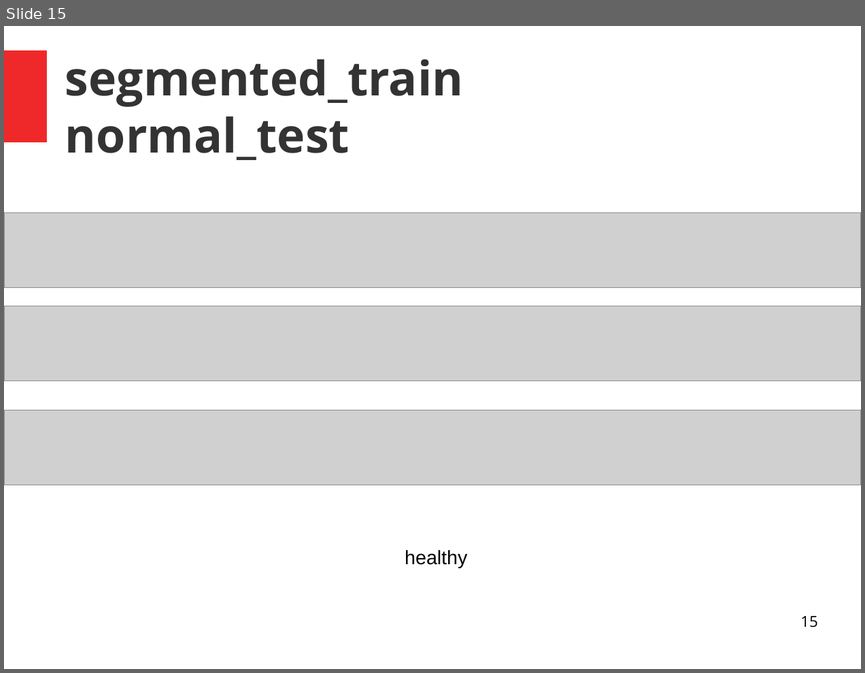
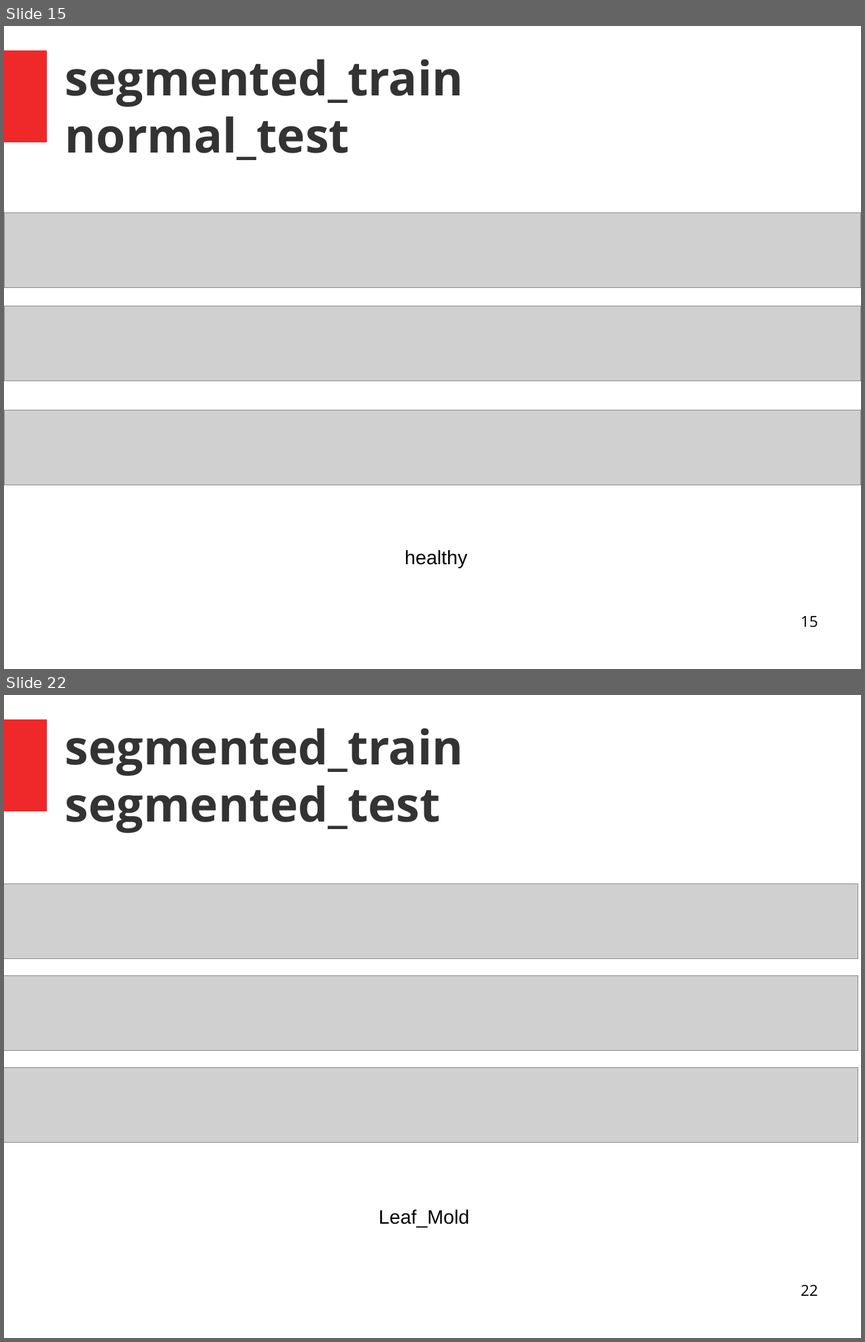
Before and after one commit to jarvis0/tomato-diseases, a slide deck: DL/model_evaluations/segmented_train/segmented_train.odp. Shown one above the other, each under a label of ours: slide 15 before the commit, slides 15 and 22 after it; the slides between them are not shown. The pictures are 865x673 and 865x1342 pixels, drawn with LibreOffice and Linux fonts; fonts in the diff are those of the drawing; grey boxes stand for pictures. Boxes give left, top, right and bottom in pixels: in the first picture for what was removed or moved away, otherwise in the second. Text is boxed around its words. In the diff, an @@ line names an element or a change of style, - is before the commit and + after.

```diff
--- a/DL/model_evaluations/segmented_train/segmented_train.odp
+++ b/DL/model_evaluations/segmented_train/segmented_train.odp
@@ slide 22 added at box(4, 695, 861, 1338), background #FFFFFF; not listed: 1 template element that a slide beside it also shows @@
@@ title added at box(65, 728, 463, 833), 44 pt, text #333333, bold @@
+segmented_train
+segmented_test
@@ picture added at box(4, 884, 857, 959) @@
@@ picture added at box(4, 976, 857, 1051) @@
@@ picture added at box(4, 1068, 857, 1142) @@
@@ text added at box(379, 1209, 469, 1227), 18 pt, text #000000 @@
+Leaf_Mold
@@ page number added at box(800, 1285, 817, 1295), 14 pt, text #000000 @@
+22
```
Also in this commit, not shown: 12 other slides added, 2 other files.
